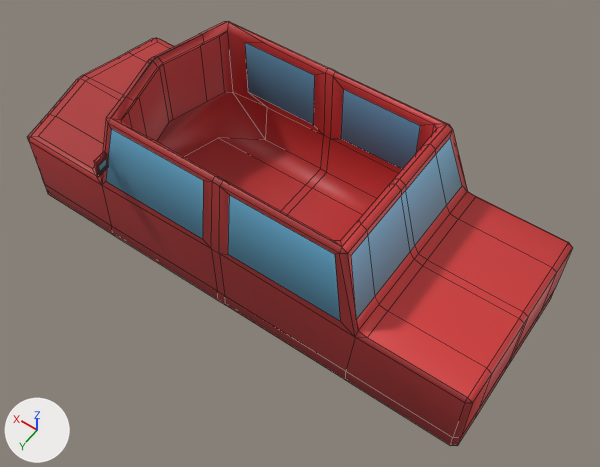
What one commit did to the FBX model Assets/Models/scenes models/car.fbx.
Camera for both pictures: a camera (50 mm lens) standing at (-3.28, 4.26, 6.99) and looking at (-0.36, 0.18, 0.58). The axes (+X, +Y, +Z) are drawn at lower left. The lights are the same throughout. The older version comes first. Mesh edges are drawn as thin lines. Where no turn or scale is listed for an object, it has been applied to the vertices. Vertices at exactly the same position are counted once.
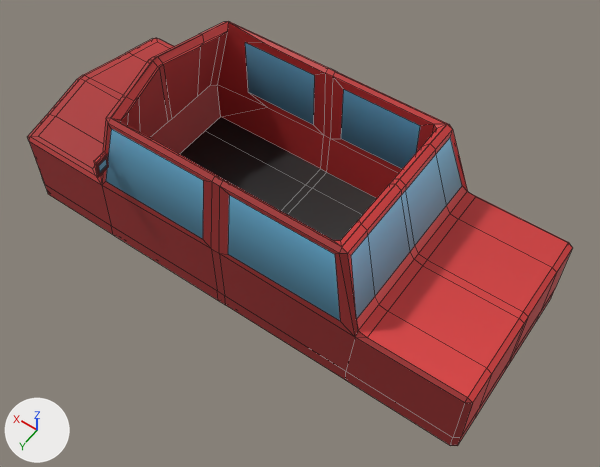
Commit message: car map fix

Changed parts and their boxes [x1, y1, x2, y2] in the pictures (600 x 467 px; the box of a moved part takes in the faces that stretch with it):
'Cube.017', reshaped, surface changed
    both: [27, 21, 573, 446]
part 1 of me_cube_072, moved or reshaped
    both: [112, 22, 323, 211]
part 2 of me_cube_072, surface changed (red to black)
    before: [184, 138, 377, 240]
    after: [180, 117, 377, 240]

What the commit changed:
me_cube_072 has 490 vertices, 487 faces and spans x -2.63..2.73, y -1.11..1.13, z 0.0..1.75.
me_cube_072 is used by ob_cube_017; location (0.0, 0.0, 0.0).
me_cube_072 part 1: all 14 vertices in x 0.78..1.4, y -0.77..0.77, z 0.4..0.95 are scaled about their middle by (0, 1, 1), then moved by (0.33, 0.0, 0.0).
me_cube_072 part 2: texture (UV) coordinates of 15 of 487 faces, centred in x -0.58..0.7, y -0.64..0.64, z 0.4, changed; they spanned u 0.09..0.09, v 0.94..0.95 and now span u 0.13..0.13, v 0.76..0.81.
